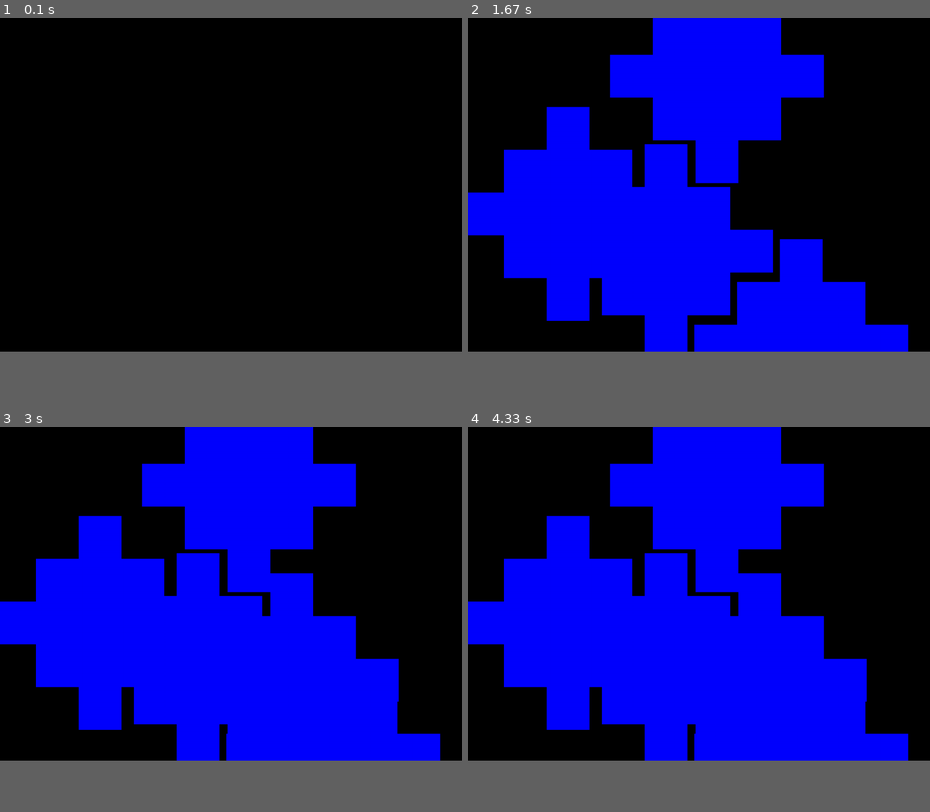
Above: before the commit, frames 1-4 (two rows, left to right).
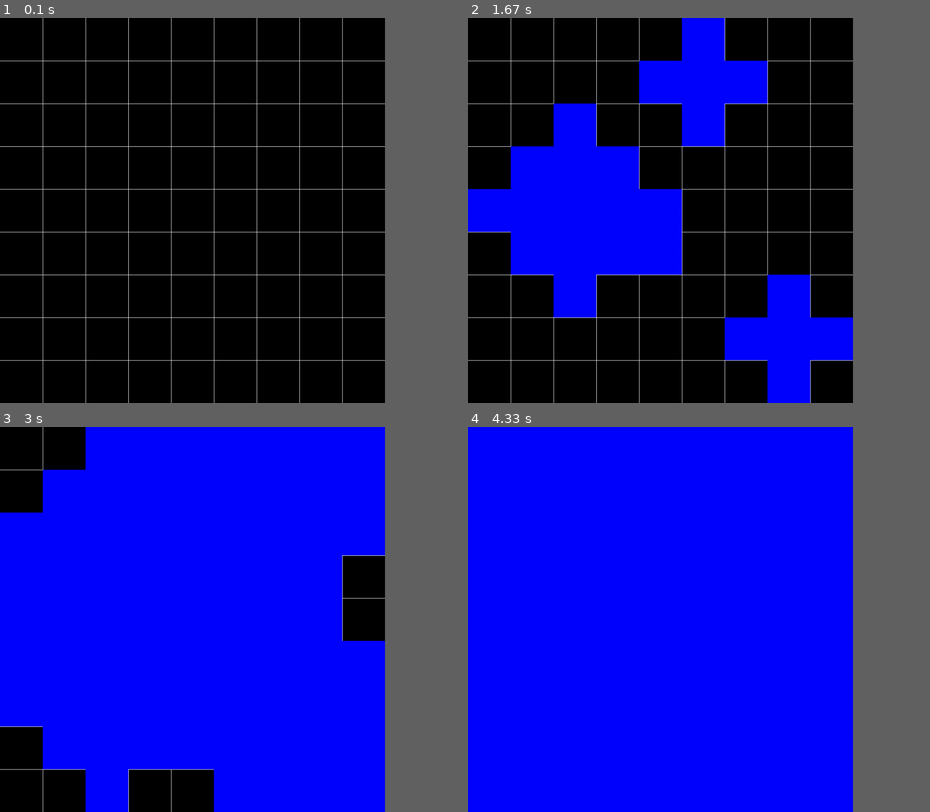
Above: after the commit, the same moments.

Repository: billybobjohnson123/pygame
Game: pygame game, started from main.py
Same seed, same stepped clock (60 frames per second), same inputs: the game is played once before the commit and once after it.
Inputs (mouse positions are in pixels of both pictures, inside the frame that each line leads up to):
- Up to frame 1 (0.1 s): no input
- Up to frame 2 (1.67 s): press the mouse at (662, 237) at 0.37 s; move the mouse to (615, 225) at 0.47 s; release the mouse at (569, 214) at 0.6 s; press the mouse at (662, 237) at 0.7 s; move the mouse to (689, 156) at 0.8 s; release the mouse at (717, 75) at 0.93 s; click (800, 345) at 1.05 s; press the mouse at (800, 345) at 1.37 s; move the mouse to (731, 299) at 1.47 s; release the mouse at (666, 252) at 1.6 s
- Up to frame 3 (3 s): press the mouse at (332, 754) at 1.7 s; move the mouse to (314, 715) at 1.8 s; release the mouse at (291, 681) at 1.93 s
- Up to frame 4 (4.33 s): no input
In our replay, the window is 900x650 before the commit and 750x750 after it. These sizes can differ from the game's own. Grey fills any space a smaller window leaves; there, only what the larger window draws over its background counts as a difference.

The runs differ from the first frame. In frame 1, 3.1% of the frame differs, in the area x 0-84%, y 0-100%; in frame 2, 24%; in frame 3, 28%; in frame 4, 29%, in the area x 0-96%, y 0-87%.

Commit message:
commit
commit

Diff:
--- a/liquid.py
+++ b/liquid.py
@@ -2,13 +2,15 @@
 
 
 class Liquid:
-    def __init__(self, x, y, scale):
+    def __init__(self, x, y, scale, start_tick):
         self.flowDistance = 0
         self.flowSpeed = 0
-        self.source = [x, y]
+        self.source = [(x // scale) * scale, (y // scale) * scale]
         self.liquidPosition = [self.source]
         self.scale = scale
         self.directions = [[0,1*scale], [1*scale,0], [-1*scale, 0], [0,-1*scale]]
+        self.start_tick = start_tick
+        self.numberTimesFlowed = 0
 
     def flow(self):
         newLiquidPositions = []
@@ -23,3 +25,8 @@
                     newLiquidPositionsSet.add((x+dx, y+dy))
 
         self.liquidPosition = newLiquidPositions
+
+    def tick(self, current_tick):
+        if (current_tick - self.start_tick) // 500 > self.numberTimesFlowed:
+            self.numberTimesFlowed += 1
+            self.flow()
--- a/main.py
+++ b/main.py
@@ -5,29 +5,32 @@
 def renderRectFromLiquid(liquid, screen, color, scale):
     for l in liquid.liquidPosition:
         pygame.draw.rect(screen,color,(l[0], l[1], scale, scale))
-        print(l)
 
 # pygame setup
 pygame.init()
-screen = pygame.display.set_mode((1080, 780))
+height = 900
+width = 900
+screen = pygame.display.set_mode((width, height))
 clock = pygame.time.Clock()
 running = True
 color = (0, 0, 255)
 scale = 100
+objects = []
+
 while running:
     # poll for events
     # pygame.QUIT event means the user clicked X to close your window
+    for i in range(1, height // scale):
+        pygame.draw.line(screen, (255, 255, 255), (scale * i, 0), (scale * i, width))
+        pygame.draw.line(screen, (255, 255, 255), (0, scale * i), (height, scale * i))
     for event in pygame.event.get():
         if event.type == pygame.QUIT:
             running = False
         if event.type == pygame.MOUSEBUTTONUP:  # or MOUSEBUTTONDOWN depending on what you want.
             x, y = event.pos
-            liquid = Liquid(x - scale / 2, y - scale / 2, scale)
-            renderRectFromLiquid(liquid, screen, color, scale)
-            liquid.flow()
-            renderRectFromLiquid(liquid, screen, color, scale)
-            liquid.flow()
-            renderRectFromLiquid(liquid, screen, color, scale)
+            liquid = Liquid(x, y, scale, pygame.time.get_ticks())
+            objects.append(liquid)
+
     # RENDER YOUR GAME HERE
 
 
@@ -35,12 +38,11 @@
 
 
 
-
-
+    for obj in objects:
+        obj.tick(pygame.time.get_ticks())
+        renderRectFromLiquid(obj, screen, color, scale)
 
     # flip() the display to put your work on screen
     pygame.display.flip()
-
     clock.tick(60)  # limits FPS to 60
-
 pygame.quit()
